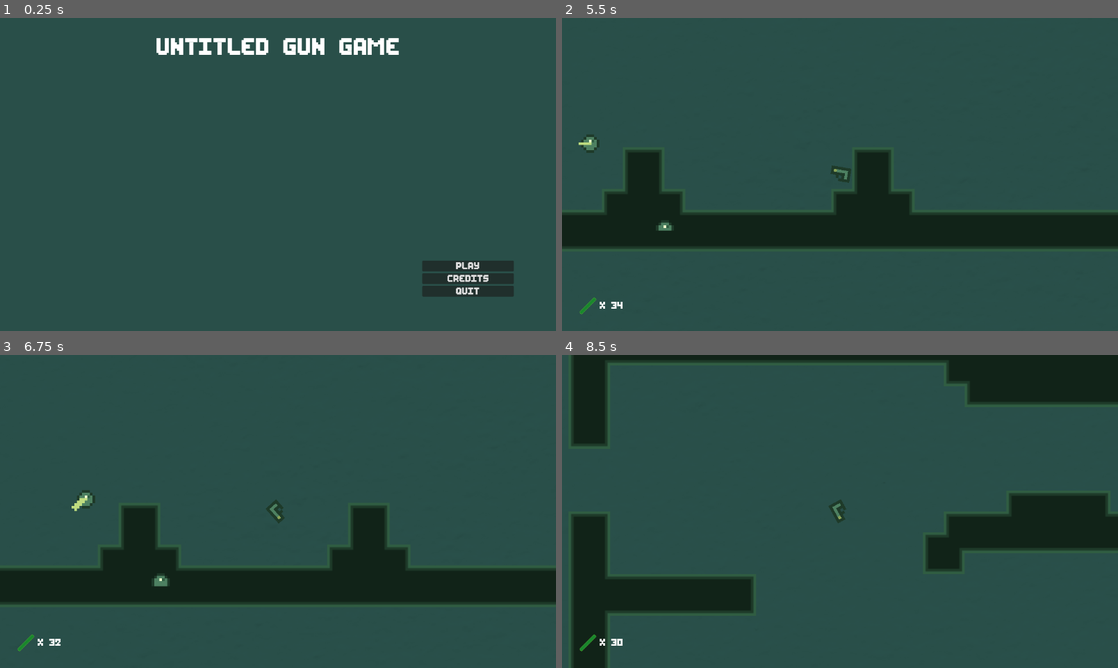
Above: before the commit, frames 1-4 (two rows, left to right).
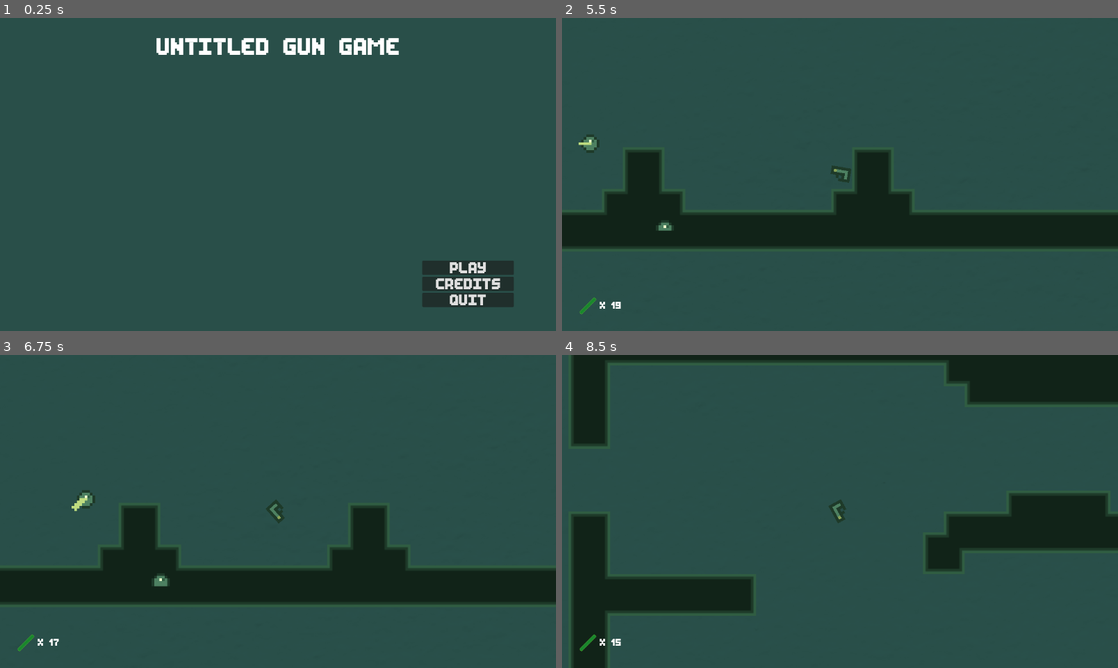
Above: after the commit, the same moments.

Repository: 20akshay00/GMTK2023
Game: Godot game, scene res://menu.tscn
The game is run twice, just before and just after one commit, with the same random seed, the same clock (stepped at 60 frames per second) and the same inputs.
Inputs:
- Up to frame 1 (0.25 s): no input
- Up to frame 2 (5.5 s): click "Play" at 0.5 s; tap S (shoot) at 1.35, 2.3, 3.05, 3.6, 4.35, 5.3 s; tap W (hop) at 1.52, 2.27, 3.77, 4.52, 5.27 s; tap A (rotate_ccw) at 2.1, 5.1 s; hold D (rotate_cw) 2.78-3.53 s
- Up to frame 3 (6.75 s): hold D (rotate_cw) 5.78-6.53 s; tap S (shoot) at 6.05, 6.6 s
- Up to frame 4 (8.5 s): tap W (hop) at 6.77, 7.52, 8.27 s; tap S (shoot) at 7.35, 8.3 s; tap A (rotate_ccw) at 8.1 s

The runs differ from the first frame. In frame 1, 1.3% of the frame differs, in the area x 76-93%, y 78-93%; in frame 2, less than 0.1%; in frame 3, less than 0.1%; in frame 4, less than 0.1%.

Commit message:
add game over

Diff:
--- a/Globals/globals.gd
+++ b/Globals/globals.gd
@@ -1,3 +1,4 @@
 extends Node
 
-var ammo : int = 40
+var ammo_init : int = 25
+var ammo : int = ammo_init
--- a/UI.gd
+++ b/UI.gd
@@ -1,7 +1,10 @@
 extends CanvasLayer
 
 @onready var laser_label = $LaserCounter/VBoxContainer/Label
-# Called when the node enters the scene tree for the first time.
+# Called when the node enters the scene tree for the first time.\
+func _ready() -> void:
+	update_laser_text()
+
 func update_laser_text() -> void:
 	laser_label.text = str("x ", Globals.ammo)
 
--- /dev/null
+++ b/game_over.gd
@@ -0,0 +1,7 @@
+extends Control
+
+func _on_button_pressed() -> void:
+	TransitionLayer.change_scene("res://level.tscn")
+
+func _on_quit_pressed() -> void:
+	get_tree().quit()
--- /dev/null
+++ b/game_over.tscn
@@ -0,0 +1,61 @@
+[gd_scene load_steps=2 format=3 uid="uid://bkcgu4a1q6led"]
+
+[ext_resource type="Script" path="res://game_over.gd" id="1_s4p34"]
+
+[node name="GameOver" type="Control"]
+layout_mode = 3
+anchors_preset = 15
+anchor_right = 1.0
+anchor_bottom = 1.0
+grow_horizontal = 2
+grow_vertical = 2
+script = ExtResource("1_s4p34")
+
+[node name="ColorRect" type="ColorRect" parent="."]
+layout_mode = 1
+anchors_preset = 15
+anchor_right = 1.0
+anchor_bottom = 1.0
+grow_horizontal = 2
+grow_vertical = 2
+color = Color(0.160784, 0.309804, 0.286275, 1)
+
+[node name="Label" type="Label" parent="."]
+layout_mode = 1
+anchors_preset = -1
+anchor_left = 0.5
+anchor_top = 0.062
+anchor_right = 0.5
+anchor_bottom = 0.062
+offset_left = -20.0
+offset_right = 20.0
+offset_bottom = 17.0
+grow_horizontal = 2
+theme_override_font_sizes/font_size = 38
+text = "Game over"
+
+[node name="HBoxContainer" type="HBoxContainer" parent="."]
+layout_mode = 1
+anchors_preset = -1
+anchor_left = 0.5
+anchor_top = 0.858
+anchor_right = 0.505
+anchor_bottom = 0.892
+offset_left = -131.0
+offset_top = -40.0
+offset_right = 131.0
+grow_horizontal = 2
+grow_vertical = 0
+
+[node name="Restart" type="Button" parent="HBoxContainer"]
+layout_mode = 2
+theme_override_font_sizes/font_size = 25
+text = "Restart"
+
+[node name="Quit" type="Button" parent="HBoxContainer"]
+layout_mode = 2
+theme_override_font_sizes/font_size = 25
+text = "Quit"
+
+[connection signal="pressed" from="HBoxContainer/Restart" to="." method="_on_button_pressed"]
+[connection signal="pressed" from="HBoxContainer/Quit" to="." method="_on_quit_pressed"]
--- a/gun.gd
+++ b/gun.gd
@@ -42,6 +42,12 @@
 		if bullet.is_colliding() and bullet.get_collider().has_method("hit"):
 			bullet.get_collider().hit()
 
+		if Globals.ammo == 0:
+			var tween = get_tree().create_tween()
+			tween.tween_property($Camera2D, "zoom", Vector2(4., 4.), 4)
+			tween.finished.connect(game_over)
+
+
 	elif Input.is_action_pressed("rotate_cw"):
 		if abs(angular_velocity) < max_angular_velocity:
 			apply_torque_impulse(rotation_strength)
@@ -57,6 +63,7 @@
 	elif (Input.is_action_just_released("rotate_ccw") or Input.is_action_just_released("rotate_cw")) and Engine.time_scale == 0.2:
 		end_slowmo()
 		smtimer.stop()
+
 
 func start_slowmo() -> void:
 	Engine.time_scale = 0.2
@@ -89,3 +96,6 @@
 
 func _on_slow_motion_cooldown_timeout() -> void:
 	can_slowmo = true
+
+func game_over() -> void:
+	TransitionLayer.change_scene("res://game_over.tscn")
--- a/level.gd
+++ b/level.gd
@@ -2,9 +2,12 @@
 
 # Called when the node enters the scene tree for the first time.
 func _ready() -> void:
-	$BackgroundMusic.play()
+	var GameMusic = MusicPlayer.get_node("GameMusic")
+	GameMusic.play()
 	var tween = get_tree().create_tween()
-	tween.tween_property($BackgroundMusic, "volume_db", 0, 1)
+	tween.tween_property(GameMusic, "volume_db", 0, 1)
+
+	Globals.ammo = Globals.ammo_init
 
 # Called every frame. 'delta' is the elapsed time since the previous frame.
 func _process(_delta: float) -> void:
--- a/level.tscn
+++ b/level.tscn
@@ -8,7 +8,6 @@
 [ext_resource type="PackedScene" uid="uid://cenvnrt1p4eco" path="res://flying_enemy.tscn" id="6_x8tpr"]
 [ext_resource type="Texture2D" uid="uid://cr67pbagmjvei" path="res://Art/walls_light.png" id="7_8vn1y"]
 [ext_resource type="PackedScene" uid="uid://bspic37rnvsif" path="res://crawling_enemy.tscn" id="7_y6jxb"]
-[ext_resource type="AudioStream" uid="uid://di12qpxu8thhx" path="res://Sounds/idle_theme.wav" id="8_bl6mx"]
 [ext_resource type="Script" path="res://UI.gd" id="10_8yhhq"]
 [ext_resource type="Texture2D" uid="uid://bvda5t32skqh2" path="res://Art/laser.png" id="10_60igf"]
 
@@ -219,7 +218,7 @@
 physics_layer_0/collision_layer = 3
 sources/0 = SubResource("TileSetAtlasSource_smg5c")
 
-[node name="Node2D" type="Node2D"]
+[node name="Level" type="Node2D"]
 script = ExtResource("1_sv2tl")
 
 [node name="Background" type="Sprite2D" parent="."]
@@ -251,7 +250,7 @@
 scale = Vector2(3, 3)
 tile_set = SubResource("TileSet_bnvil")
 format = 2
-layer_0/tile_data = PackedInt32Array(786432, 65536, 2, 78643 …(2353 unchanged characters)… , -131040, 0, 1, -65504, 0, 1, -196576, 65536, 1, -262112, 65536, 1, -327648, 0, 1, -393184, 0, 0, -393183, …(3889 unchanged characters)…
+layer_0/tile_data = PackedInt32Array(786432, 65536, 2, 78643 …(2353 unchanged characters)… , -131040, 0, 1, -65504, 0, 1, -196576, 393216, 1, -262112, 393216, 2, -327648, 0, 1, -393184, 0, 0, -393183, …(3889 unchanged characters)…
 
 [node name="Enemies" type="Node2D" parent="."]
 
@@ -260,10 +259,6 @@
 
 [node name="CrawlingEnemy" parent="Enemies" instance=ExtResource("7_y6jxb")]
 position = Vector2(337, 561)
-
-[node name="BackgroundMusic" type="AudioStreamPlayer2D" parent="."]
-stream = ExtResource("8_bl6mx")
-volume_db = -80.0
 
 [node name="UI" type="CanvasLayer" parent="."]
 script = ExtResource("10_8yhhq")
--- a/menu.tscn
+++ b/menu.tscn
@@ -38,14 +38,17 @@
 
 [node name="Play" type="Button" parent="MarginContainer/VBoxContainer"]
 layout_mode = 2
+theme_override_font_sizes/font_size = 25
 text = "Play"
 
 [node name="Credits" type="Button" parent="MarginContainer/VBoxContainer"]
 layout_mode = 2
+theme_override_font_sizes/font_size = 25
 text = "Credits"
 
 [node name="Quit" type="Button" parent="MarginContainer/VBoxContainer"]
 layout_mode = 2
+theme_override_font_sizes/font_size = 25
 text = "Quit"
 
 [node name="Label" type="Label" parent="."]
--- a/music_player.tscn
+++ b/music_player.tscn
@@ -1,10 +1,16 @@
-[gd_scene load_steps=3 format=3 uid="uid://cr8b836uo2nyt"]
+[gd_scene load_steps=4 format=3 uid="uid://cr8b836uo2nyt"]
 
 [ext_resource type="Script" path="res://music_player.gd" id="1_5lvlv"]
 [ext_resource type="AudioStream" uid="uid://dxd81kmtsios4" path="res://Sounds/menu_theme.wav" id="2_d2gdf"]
+[ext_resource type="AudioStream" uid="uid://di12qpxu8thhx" path="res://Sounds/idle_theme.wav" id="3_2xveq"]
 
 [node name="MusicPlayer" type="Node"]
 script = ExtResource("1_5lvlv")
 
 [node name="MenuMusic" type="AudioStreamPlayer" parent="."]
 stream = ExtResource("2_d2gdf")
+volume_db = -80.0
+
+[node name="GameMusic" type="AudioStreamPlayer" parent="."]
+stream = ExtResource("3_2xveq")
+volume_db = -80.0
Binary file added: Art/ring.png
Not shown, added: Art/ring.png.import
Not shown: 1 places in level.tscn that only renumber resources
